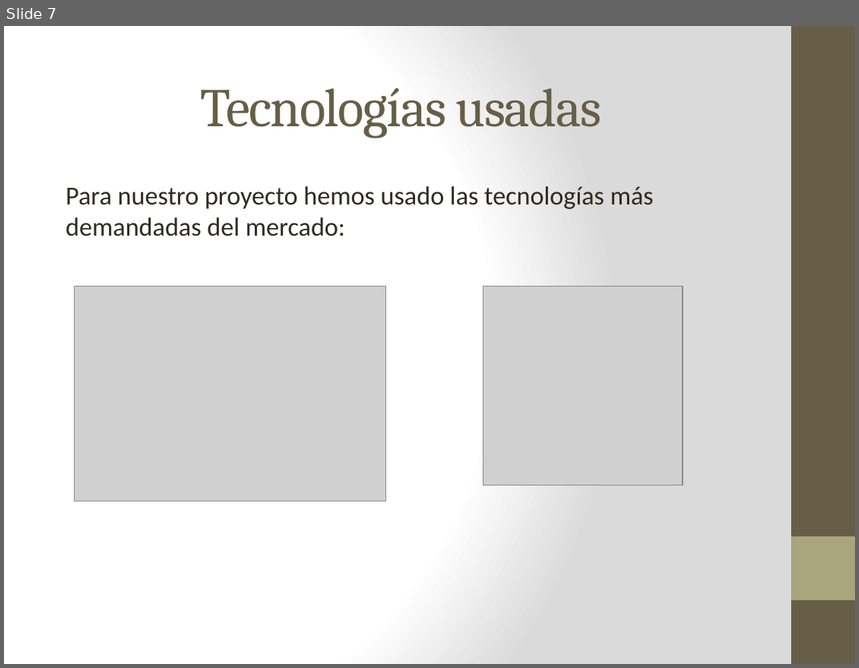
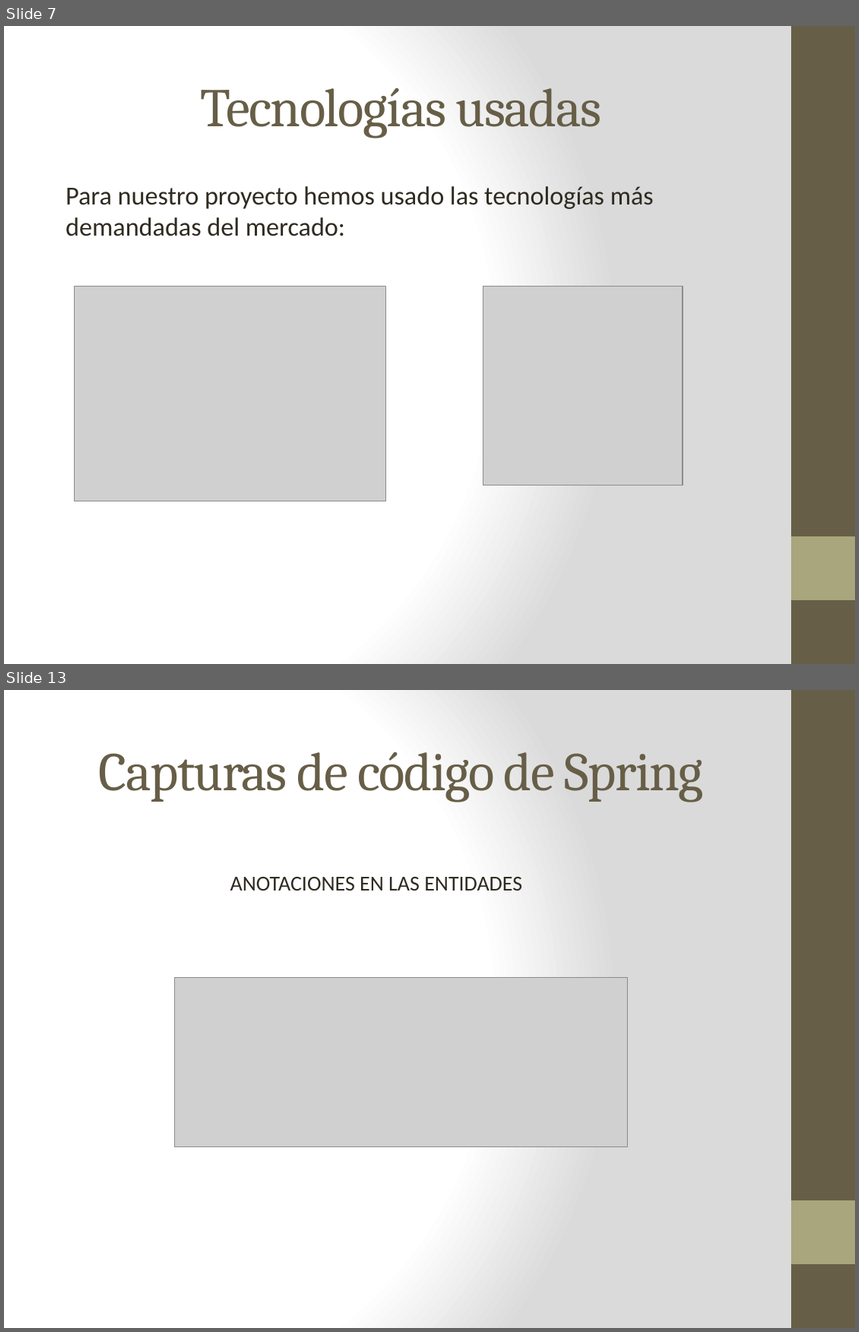
Before and after one commit to diegoozky/TFG, a slide deck: TFG-FIVE STAR.pptx. Shown one above the other, each under a label of ours: slide 7 before the commit, slides 7 and 13 after it; the slides between them are not shown. The pictures are 859x668 and 859x1332 pixels, drawn with LibreOffice and Linux fonts; fonts in the diff are those of the drawing; grey boxes stand for pictures. Boxes give left, top, right and bottom in pixels: in the first picture for what was removed or moved away, otherwise in the second. Text is boxed around its words. In the diff, an @@ line names an element or a change of style, - is before the commit and + after.

```diff
--- a/TFG-FIVE STAR.pptx
+++ b/TFG-FIVE STAR.pptx
@@ slide 13 added at [4, 690, 855, 1328], background gradient #FFFFFF to #DADADA; not listed: 2 template elements that a slide beside it also shows @@
@@ title added at [99, 752, 704, 802], 46 pt, text #675E47 @@
+Capturas de código de Spring
@@ text added at [230, 877, 522, 891], 18 pt, text #2F2B20 @@
+ANOTACIONES EN LAS ENTIDADES
@@ picture added at [175, 978, 628, 1147] @@
```
Also in this commit, not shown: 1 slide changed, 20 other slides added, 27 other files.
